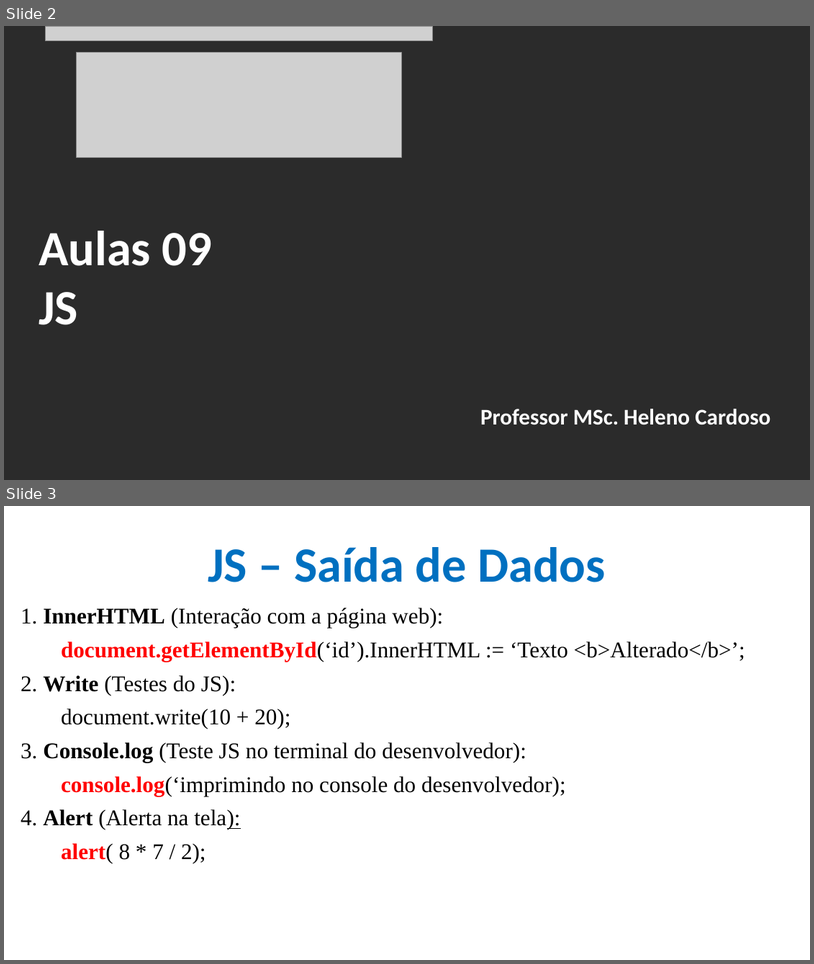
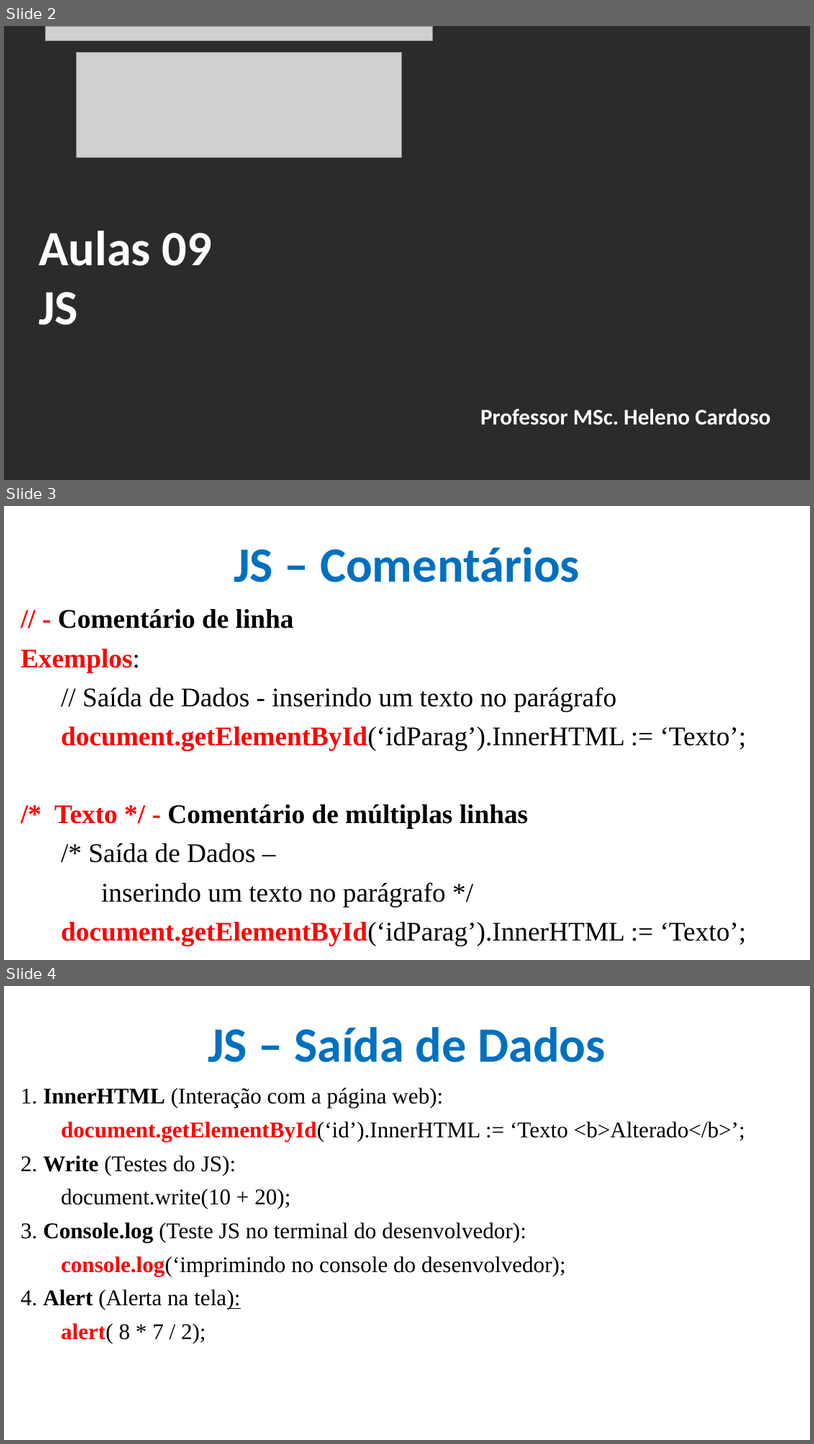
Before and after one commit to CloudEducationBrazil/WydenDesenvolvimentoWebPHP, a slide deck: 01 Classes/Aula 09 Desenvolvimento Web PHP - JS.pptx. Shown one above the other, each under a label of ours: slides 2 and 3 before the commit, slides 2, 3 and 4 after it. The pictures are 814x964 and 814x1444 pixels, drawn with LibreOffice and Linux fonts; fonts in the diff are those of the drawing; grey boxes stand for pictures; background and template pictures are left out; a plain dark background stands for a picture behind light text. Boxes give left, top, right and bottom in pixels: in the first picture for what was removed or moved away, otherwise in the second. Text is boxed around its words. In the diff, an @@ line names an element or a change of style, - is before the commit and + after.

```diff
--- a/01 Classes/Aula 09 Desenvolvimento Web PHP - JS.pptx
+++ b/01 Classes/Aula 09 Desenvolvimento Web PHP - JS.pptx
@@ slide 3 added at [4,506,810,960], background picture (left out) @@
@@ title added at [234,547,580,582], 44 pt, text #0070C0, bold @@
+JS – Comentários
@@ text added at [21,609,747,945], 24 pt, text #000000 @@
+// - Comentário de linha
+Exemplos:
+// Saída de Dados - inserindo um texto no parágrafo
+document.getElementById(‘idParag’).InnerHTML := ‘Texto’;
+/* Texto */ - Comentário de múltiplas linhas
+/* Saída de Dados –
+inserindo um texto no parágrafo */
+document.getElementById(‘idParag’).InnerHTML := ‘Texto’;
@@ what was slide 3 is now slide 4 @@
```
Also in this commit, not shown: 2 other slides added, 1 other file.
